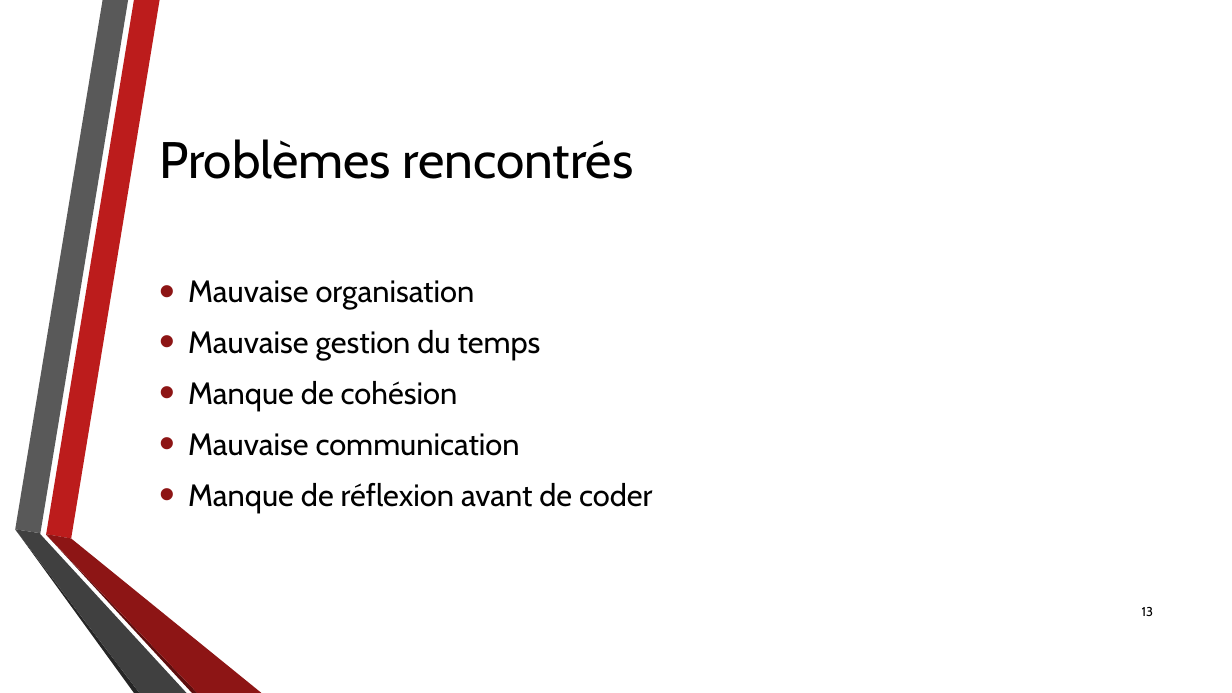
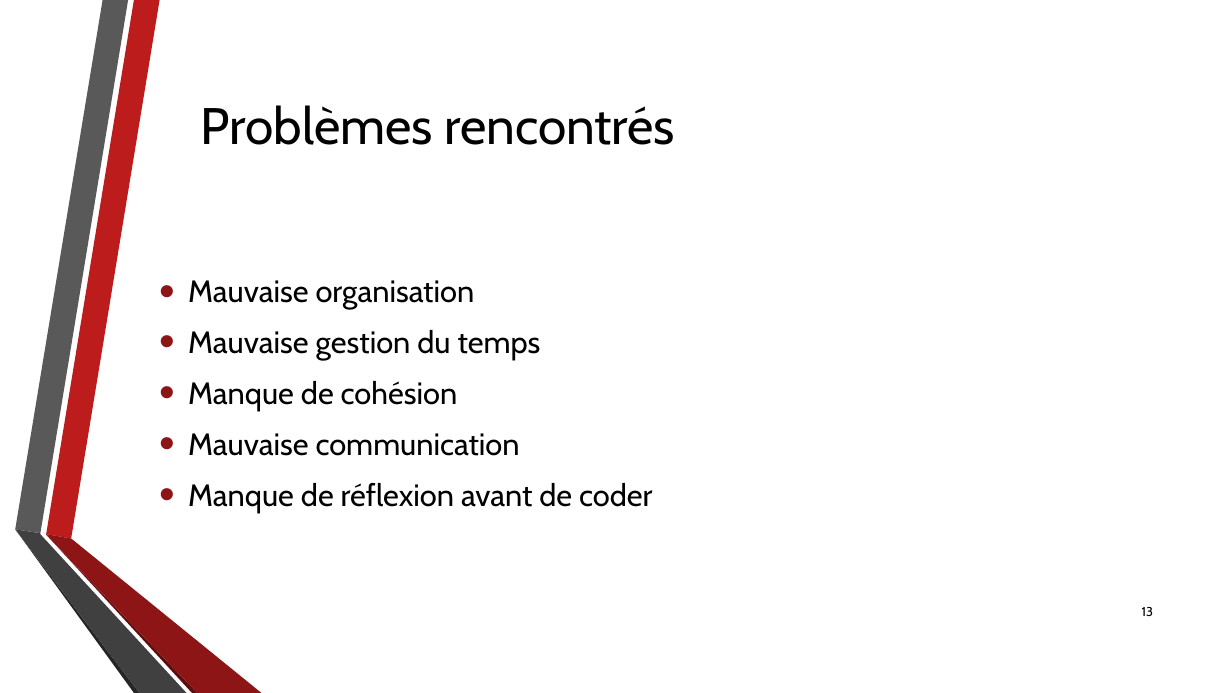
Before and after one commit to DanielLeThug/CalendrierCpp, a slide deck: slide 13 of Divers/PrésentationQDP.pptx. Drawn at 1232x693 pixels with LibreOffice and Linux fonts; fonts in the diff are those of the drawing; background and template pictures are left out. Boxes give left, top, right and bottom in pixels: in the first picture for what was removed or moved away, otherwise in the second. Text is boxed around its words. In the diff, an @@ line names an element or a change of style, - is before the commit and + after.

```diff
--- a/Divers/PrésentationQDP.pptx
+++ b/Divers/PrésentationQDP.pptx
@@ title "Problèmes rencontrés": place and size @@
-title "Problèmes rencontrés" at (159, 139, 634, 179)
+title "Problèmes rencontrés" at (201, 105, 675, 145)
```
Also in this commit, not shown: 4 other slides changed, 1 slide added.
